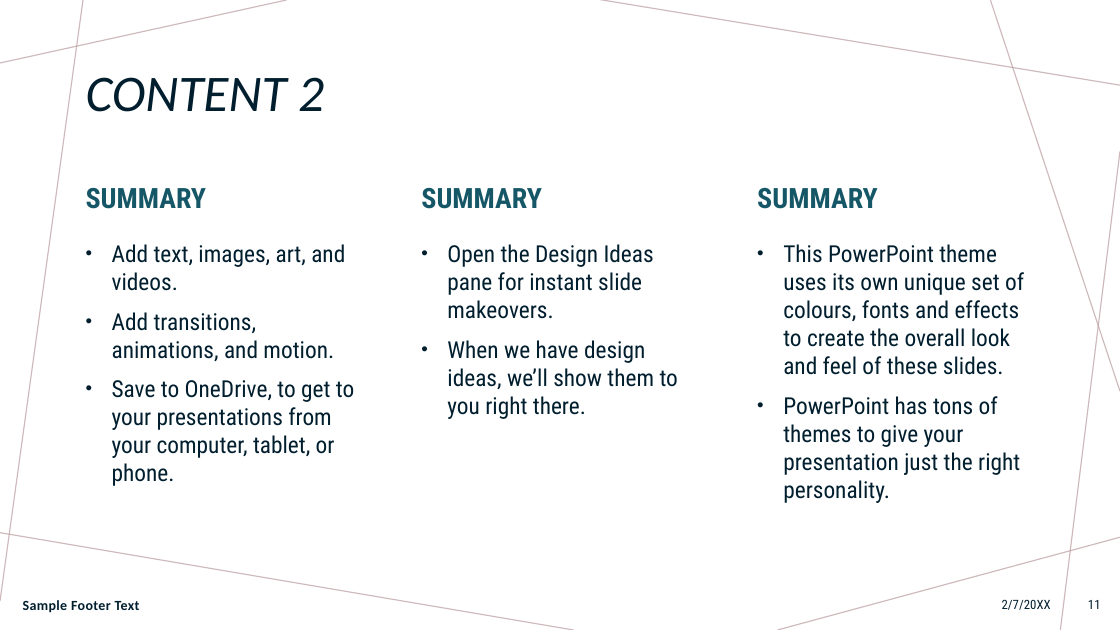
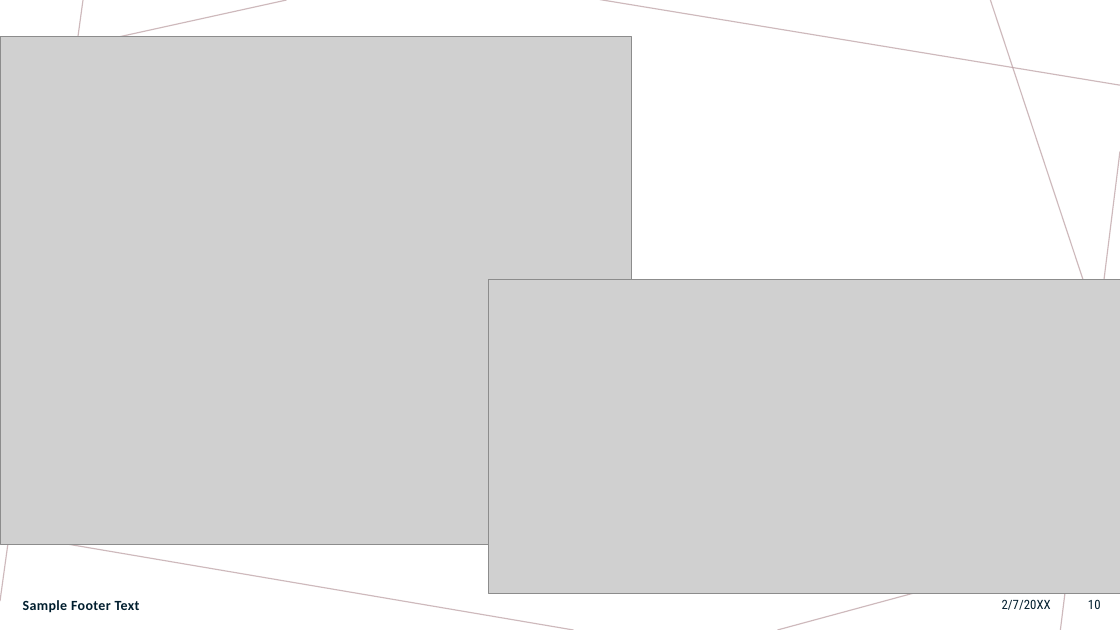
Before and after one commit to Edimayo5/Project3_group1, a slide deck: slide 10 of COVID VACCINATION and EDUCATION IN THE UNITED STATES-.pptx (slide 11 before the commit). Drawn at 1120x630 pixels with LibreOffice and Linux fonts; fonts in the diff are those of the drawing; grey boxes stand for pictures. Boxes give left, top, right and bottom in pixels: in the first picture for what was removed or moved away, otherwise in the second. Text is boxed around its words. In the diff, an @@ line names an element or a change of style, - is before the commit and + after.

Commit message:
presentation

```diff
--- a/COVID VACCINATION and EDUCATION IN THE UNITED STATES-.pptx
+++ b/COVID VACCINATION and EDUCATION IN THE UNITED STATES-.pptx
@@ picture added at (0,37,631,545) @@
@@ title removed at (86,77,324,112) @@
-CONTENT 2
@@ text removed at (86,188,207,209) @@
-SUMMARY
@@ text removed at (421,188,542,209) @@
-SUMMARY
@@ text removed at (757,188,878,209) @@
-SUMMARY
@@ text removed at (112,244,354,486) @@
-• Add text, images, art, and videos.
-• Add transitions, animations, and motion.
-• Save to OneDrive, to get to your presentations from your computer, tablet, or phone.
@@ text removed at (447,244,678,419) @@
-• Open the Design Ideas pane for instant slide makeovers.
-• When we have design ideas, we’ll show them to you right there.
@@ text removed at (783,244,1024,503) @@
-• This PowerPoint theme uses its own unique set of colours, fonts and effects to create the overall look and feel of these slides.
-• PowerPoint has tons of themes to give your presentation just the right personality.
@@ picture added at (489,280,1120,593) @@
@@ page number at (1088,599,1101,609): text changed @@
-11
+10
```
Also in this commit, not shown: 4 other slides changed, 1 slide removed.
